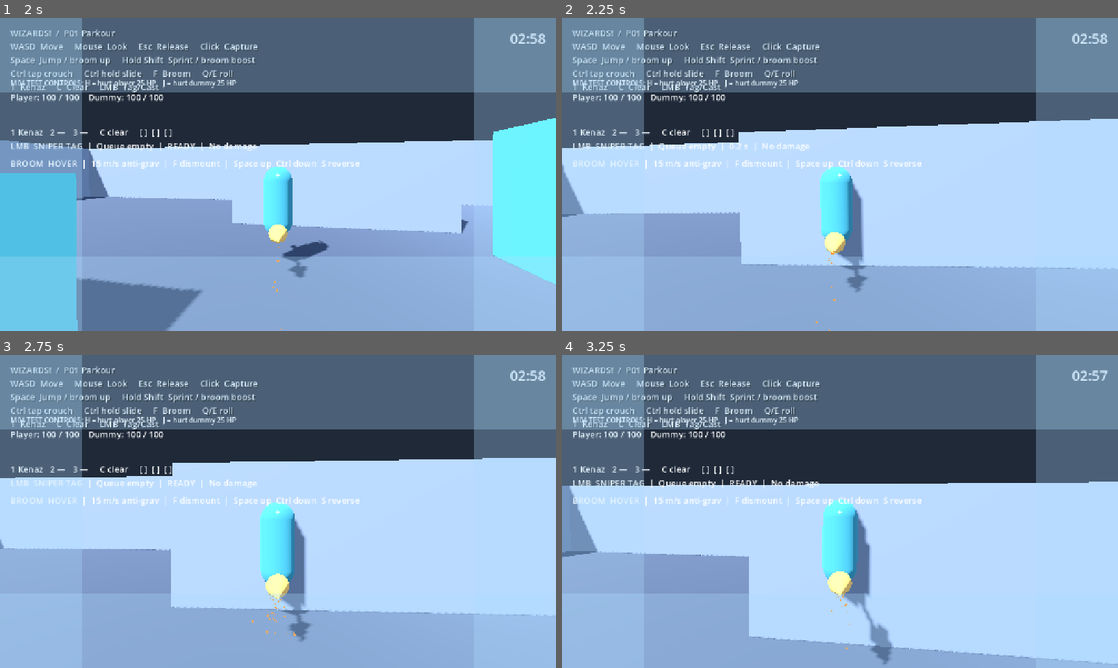
Above: before the commit, frames 1-4 (two rows, left to right).
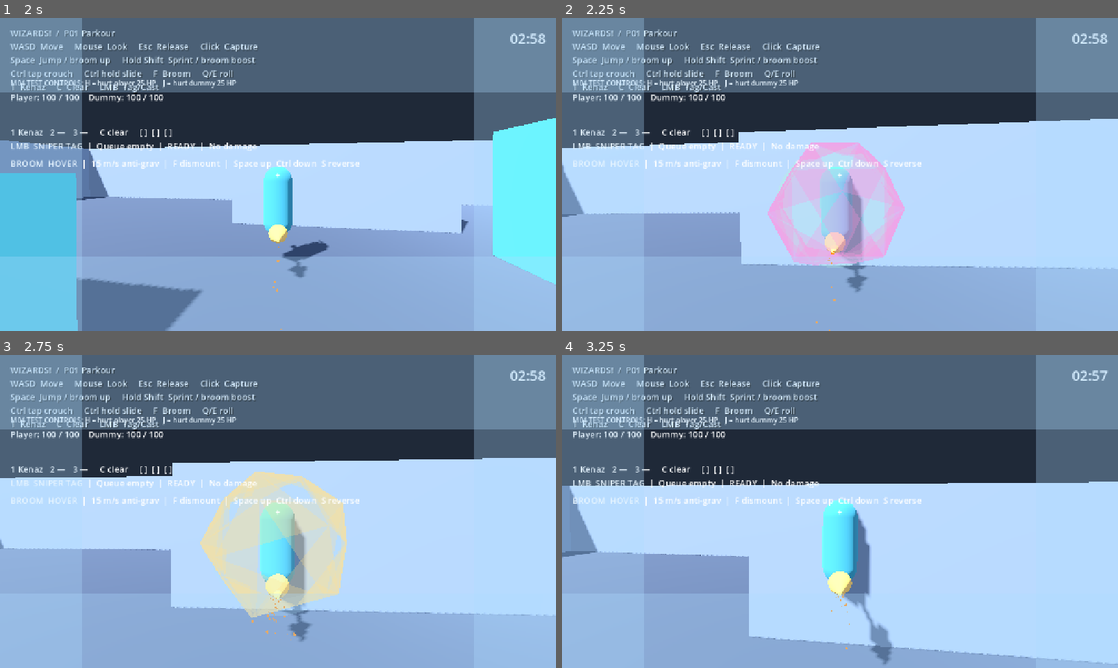
Above: after the commit, the same moments.

Repository: Addersoft/MAGICIDE-
Game: Godot game, scene res://scenes/boot/main.tscn
Same seed, same stepped clock (60 frames per second), same inputs: the game is played once before the commit and once after it.
Inputs (mouse positions are in pixels of both pictures, inside the frame that each line leads up to):
- Up to frame 1 (2 s): tap Enter at 0.5 s; move the mouse to (305, 174) at 0.52 s; hold Ctrl (crouch_modifier) 0.53-1.28 s; hold W (move_forward) from 0.53 s (still down); click (305, 174) at 0.67 s; tap Space (jump) at 0.77, 1.52 s; move the mouse to (250, 174) at 1.27 s; tap F (mount_broom) at 1.35 s; click (250, 174) at 1.42 s
- Up to frame 2 (2.25 s): keep holding W (move_forward); move the mouse to (851, 168) at 2.02 s; hold Right mouse button (parkour_glide, bound only before the co… from 2.03 s (still down); click (851, 168) at 2.17 s
- Up to frame 3 (2.75 s): keep holding W (move_forward); keep holding Right mouse button (parkour_glide, bound only before the co…
- Up to frame 4 (3.25 s): keep holding W (move_forward); move the mouse to (834, 517) at 2.77 s; release Right mouse button (parkour_glide, bound only before the co… at 2.78 s; tap Alt (parkour_slide) at 2.85 s; click (834, 517) at 2.92 s; tap Space (jump) at 3.02 s

Frame 1 is identical in both runs. In frame 2, 5.3% of the frame differs, in the area x 30-62%, y 39-80%; in frame 3, 7.6%, in the area x 36-63%, y 37-84%; in frame 4, nothing differs.

Commit message:
WardShield VFX + player wiring + shield input on RMB

Diff:
--- a/project.godot
+++ b/project.godot
@@ -68,6 +68,11 @@
 "events": [Object(InputEventMouseButton,"button_index":1)]
 }
 
+shield={
+"deadzone": 0.2,
+"events": [Object(InputEventMouseButton,"button_index":2)]
+}
+
 rune_1={
 "deadzone": 0.2,
 "events": [Object(InputEventKey,"physical_keycode":49)]
@@ -98,7 +103,7 @@
 }
 parkour_glide={
 "deadzone": 0.2,
-"events": [Object(InputEventMouseButton,"button_index":2)]
+"events": []
 }
 roll_left={
 "deadzone": 0.2,
--- a/scenes/player/player.tscn
+++ b/scenes/player/player.tscn
@@ -14,6 +14,7 @@
 [ext_resource type="Script" path="res://scripts/movement/traversal_probe.gd" id="13"]
 [ext_resource type="Script" path="res://scripts/movement/parkour_motor.gd" id="14"]
 [ext_resource type="Script" path="res://scripts/vfx/wand_presentation.gd" id="15"]
+[ext_resource type="Script" path="res://scripts/vfx/ward_shield.gd" id="16"]
 [sub_resource type="CapsuleShape3D" id="Capsule"]
 radius=0.35
 height=1.8
@@ -89,3 +90,6 @@
 
 [node name="WandPresentation" type="Node3D" parent="."]
 script=ExtResource("15")
+
+[node name="WardShield" type="Node3D" parent="."]
+script=ExtResource("16")
--- /dev/null
+++ b/scripts/vfx/ward_shield.gd
@@ -0,0 +1,130 @@
+extends Node3D
+## Kingdom Hearts-style ward: shimmering iridescent faceted orb while RMB held.
+const RADIUS: float = 1.35
+var _shell: MeshInstance3D
+var _inner: MeshInstance3D
+var _mat: StandardMaterial3D
+var _inner_mat: StandardMaterial3D
+var _active: bool = false
+var _pulse: float = 0.0
+var _time: float = 0.0
+
+func _ready() -> void:
+	_shell = MeshInstance3D.new()
+	_shell.mesh = _build_dodecahedron(RADIUS)
+	_mat = StandardMaterial3D.new()
+	_mat.shading_mode = BaseMaterial3D.SHADING_MODE_UNSHADED
+	_mat.transparency = BaseMaterial3D.TRANSPARENCY_ALPHA
+	_mat.cull_mode = BaseMaterial3D.CULL_DISABLED
+	_mat.albedo_color = Color(0.55, 0.85, 1.0, 0.0)
+	_mat.emission_enabled = true
+	_mat.emission = Color(0.4, 0.9, 1.0)
+	_mat.emission_energy_multiplier = 2.0
+	_shell.material_override = _mat
+	add_child(_shell)
+
+	_inner = MeshInstance3D.new()
+	var sphere := SphereMesh.new()
+	sphere.radius = RADIUS * 0.88
+	sphere.height = RADIUS * 1.76
+	sphere.radial_segments = 18
+	sphere.rings = 12
+	_inner.mesh = sphere
+	_inner_mat = StandardMaterial3D.new()
+	_inner_mat.shading_mode = BaseMaterial3D.SHADING_MODE_UNSHADED
+	_inner_mat.transparency = BaseMaterial3D.TRANSPARENCY_ALPHA
+	_inner_mat.cull_mode = BaseMaterial3D.CULL_DISABLED
+	_inner_mat.albedo_color = Color(1.0, 0.55, 0.95, 0.0)
+	_inner_mat.emission_enabled = true
+	_inner_mat.emission = Color(0.9, 0.4, 1.0)
+	_inner_mat.emission_energy_multiplier = 1.4
+	_inner.material_override = _inner_mat
+	add_child(_inner)
+	visible = false
+	position = Vector3(0.0, 0.95, 0.0)
+
+func set_active(on: bool) -> void:
+	_active = on
+	if on:
+		visible = true
+		_pulse = 1.0
+	else:
+		_pulse = 0.0
+
+func is_active() -> bool:
+	return _active
+
+func _process(delta: float) -> void:
+	_time += delta
+	var target: float = 1.0 if _active else 0.0
+	_pulse = move_toward(_pulse, target, delta * 8.0)
+	if _pulse <= 0.01 and not _active:
+		visible = false
+		return
+	visible = true
+	var hue: float = fmod(_time * 0.4, 1.0)
+	_mat.albedo_color = Color.from_hsv(hue, 0.55, 1.0, 0.28 * _pulse)
+	_mat.emission = Color.from_hsv(hue, 0.75, 1.0)
+	_mat.emission_energy_multiplier = 1.8 + 1.4 * _pulse + 0.5 * sin(_time * 10.0)
+	var hue2: float = fmod(hue + 0.48, 1.0)
+	_inner_mat.albedo_color = Color.from_hsv(hue2, 0.45, 1.0, 0.14 * _pulse)
+	_inner_mat.emission = Color.from_hsv(hue2, 0.7, 1.0)
+	_inner_mat.emission_energy_multiplier = 1.3 + 0.9 * _pulse
+	var s: float = 1.0 + 0.045 * sin(_time * 5.5) * _pulse
+	scale = Vector3.ONE * s
+	rotation.y += delta * 0.85
+	rotation.x = sin(_time * 0.85) * 0.1
+	position = Vector3(0.0, 0.95, 0.0)
+
+func _build_dodecahedron(r: float) -> ArrayMesh:
+	var phi: float = (1.0 + sqrt(5.0)) * 0.5
+	var inv: float = 1.0 / phi
+	var raw: Array[Vector3] = []
+	for x in [-1.0, 1.0]:
+		for y in [-1.0, 1.0]:
+			for z in [-1.0, 1.0]:
+				raw.append(Vector3(x, y, z))
+	for x in [-1.0, 1.0]:
+		for y in [-1.0, 1.0]:
+			raw.append(Vector3(0.0, x * inv, y * phi))
+			raw.append(Vector3(x * inv, y * phi, 0.0))
+			raw.append(Vector3(y * phi, 0.0, x * inv))
+	var verts: Array[Vector3] = []
+	for v in raw:
+		verts.append(v.normalized() * r)
+	var st := SurfaceTool.new()
+	st.begin(Mesh.PRIMITIVE_TRIANGLES)
+	for i in range(verts.size()):
+		var dists: Array = []
+		for j in range(verts.size()):
+			if i == j:
+				continue
+			dists.append([verts[i].distance_squared_to(verts[j]), j])
+		dists.sort_custom(func(a, b): return a[0] < b[0])
+		var a: int = dists[0][1]
+		var b: int = dists[1][1]
+		var c: int = dists[2][1]
+		_tri(st, verts, i, a, b)
+		_tri(st, verts, i, b, c)
+		_tri(st, verts, i, c, a)
+	st.generate_normals()
+	return st.commit()
+
+func _tri(st: SurfaceTool, verts: Array, i: int, a: int, b: int) -> void:
+	var n: Vector3 = (verts[i] + verts[a] + verts[b]).normalized()
+	var mid: Vector3 = (verts[i] + verts[a] + verts[b]) / 3.0
+	if mid.dot(n) < 0.0:
+		n = -n
+		st.set_normal(n)
+		st.add_vertex(verts[i])
+		st.set_normal(n)
+		st.add_vertex(verts[b])
+		st.set_normal(n)
+		st.add_vertex(verts[a])
+	else:
+		st.set_normal(n)
+		st.add_vertex(verts[i])
+		st.set_normal(n)
+		st.add_vertex(verts[a])
+		st.set_normal(n)
+		st.add_vertex(verts[b])
Not shown: 1 places in scenes/player/player.tscn that only renumber resources
